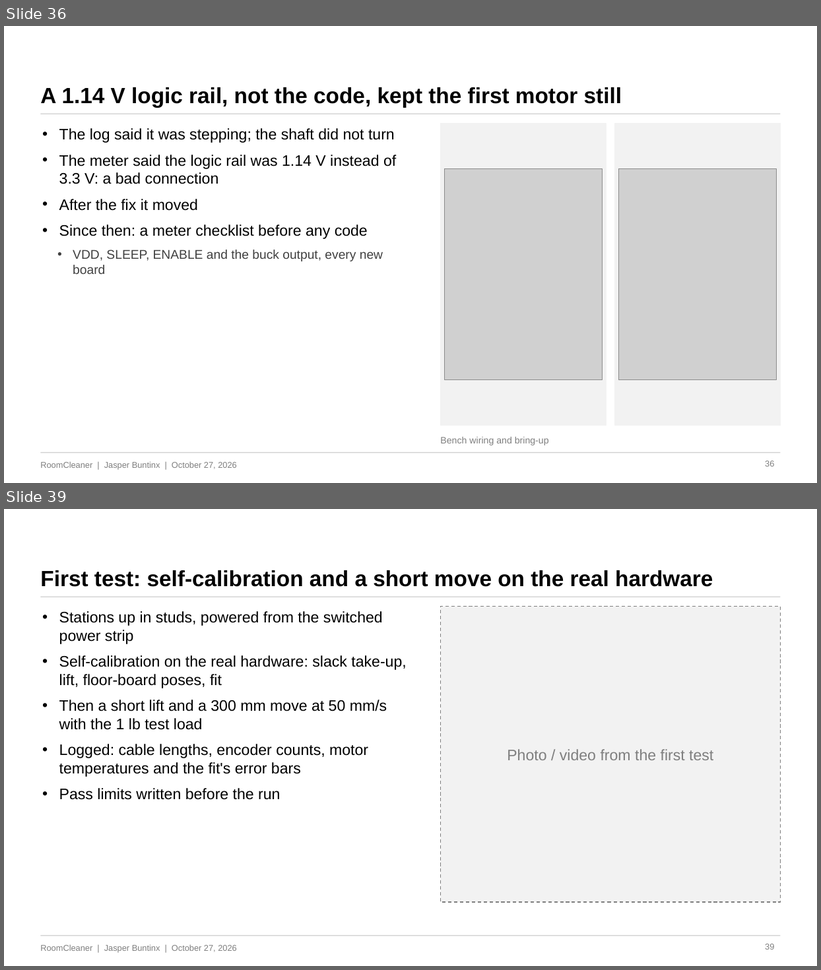
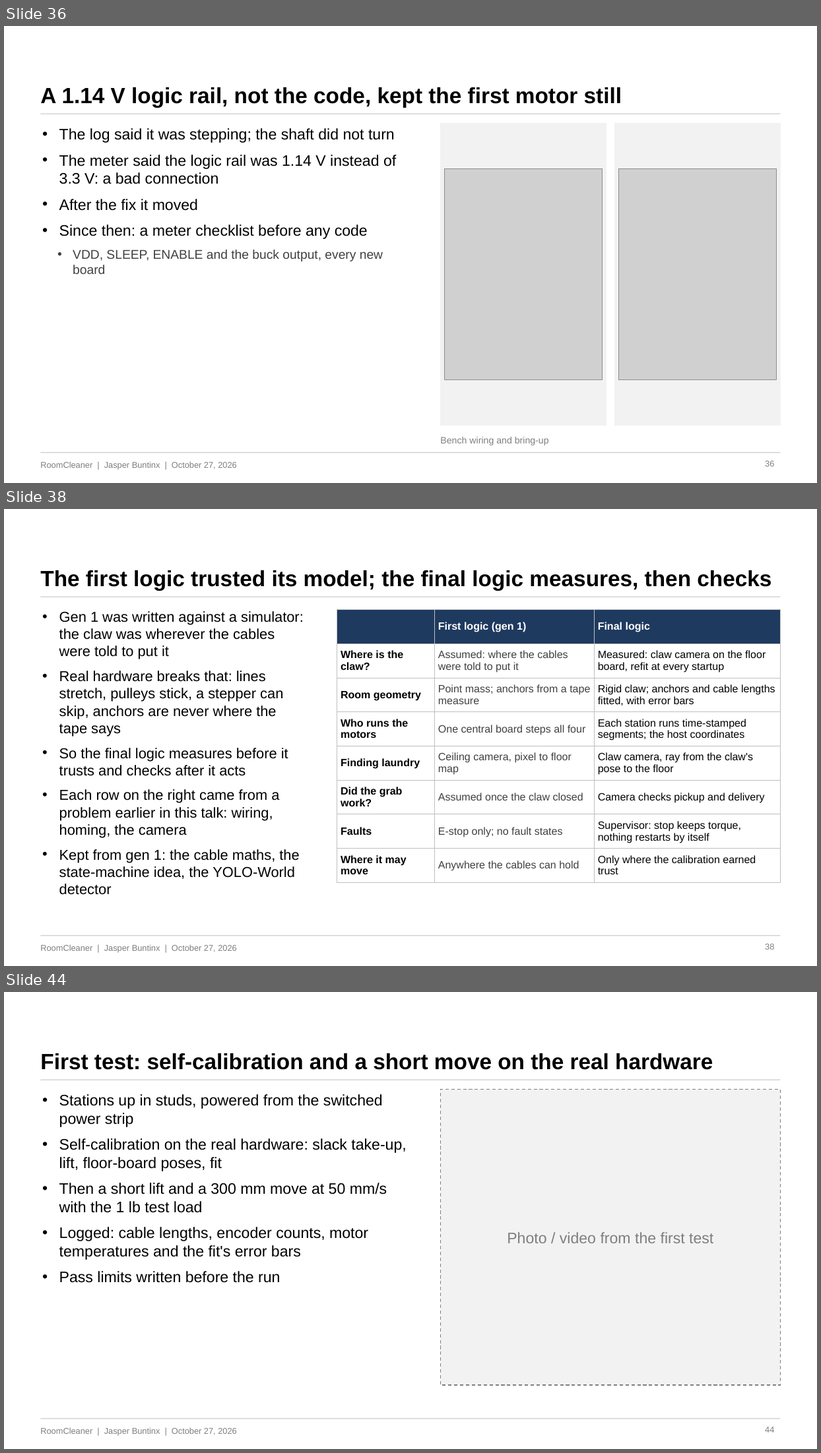
Before and after one commit to Jaspario1199/RoomCleaner, a slide deck: docs/presentation/deck_v4/RoomCleaner_Buntinx_Oct27_v4.pptx. Shown one above the other, each under a label of ours: slides 36 and 39 before the commit, slides 36, 38 and 44 after it; the slides between them are not shown. The pictures are 821x970 and 821x1453 pixels, drawn with LibreOffice and Linux fonts; fonts in the diff are those of the drawing; grey boxes stand for pictures. Boxes give left, top, right and bottom in pixels: in the first picture for what was removed or moved away, otherwise in the second. Text is boxed around its words. In the diff, an @@ line names an element or a change of style, - is before the commit and + after.

```diff
--- a/docs/presentation/deck_v4/RoomCleaner_Buntinx_Oct27_v4.pptx
+++ b/docs/presentation/deck_v4/RoomCleaner_Buntinx_Oct27_v4.pptx
@@ slide 38 added at [4,509,817,966], background #FFFFFF; not listed: 2 template elements that a slide beside it also shows @@
@@ text added at [40,570,772,590], 26 pt, text #000000, bold @@
+The first logic trusted its model; the final logic measures, then checks
@@ line added from (40, 597) to (781, 597), #BFBFBF 0.75 pt @@
@@ text added at [59,611,304,895], 17 pt, text #000000 @@
+• Gen 1 was written against a simulator: the claw was wherever the cables were told to put it
+• Real hardware breaks that: lines stretch, pulleys stick, a stepper can skip, anchors are never where the tape says
+• So the final logic measures before it trusts and checks after it acts
+• Each row on the right came from a problem earlier in this talk: wiring, homing, the camera
+• Kept from gen 1: the cable maths, the state-machine idea, the YOLO-World detector
@@ table added at [337,609,781,877], 8 rows, 3 columns @@
+ | First logic (gen 1) | Final logic
+Where is the claw? | Assumed: where the cables were told to put it | Measured: claw camera on the floor board, refit at every startup
+Room geometry | Point mass; anchors from a tape measure | Rigid claw; anchors and cable lengths fitted, with error bars
+Who runs the motors | One central board steps all four | Each station runs time-stamped segments; the host coordinates
+Finding laundry | Ceiling camera, pixel to floor map | Claw camera, ray from the claw's pose to the floor
+Did the grab work? | Assumed once the claw closed | Camera checks pickup and delivery
+Faults | E-stop only; no fault states | Supervisor: stop keeps torque, nothing restarts by itself
+Where it may move | Anywhere the cables can hold | Only where the calibration earned trust
@@ page number added at [765,944,774,950], 10 pt, text #7F7F7F @@
+38
@@ what was slide 39 is now slide 44 @@
@@ page number at [765,1427,774,1433]: text changed @@
-39
+44
```
Also in this commit, not shown: 4 slides changed, 4 other slides added, 2 other files.
